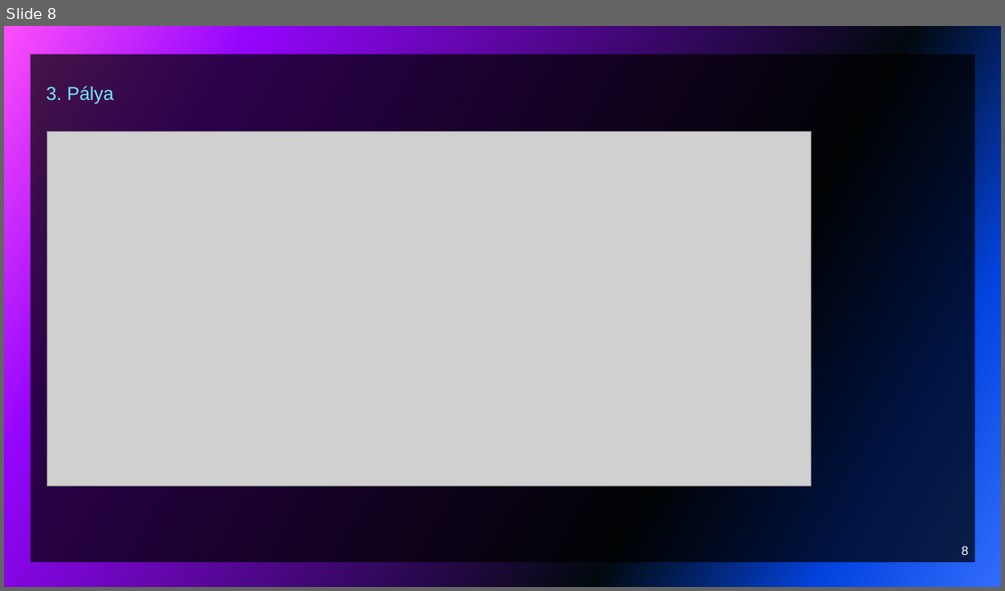
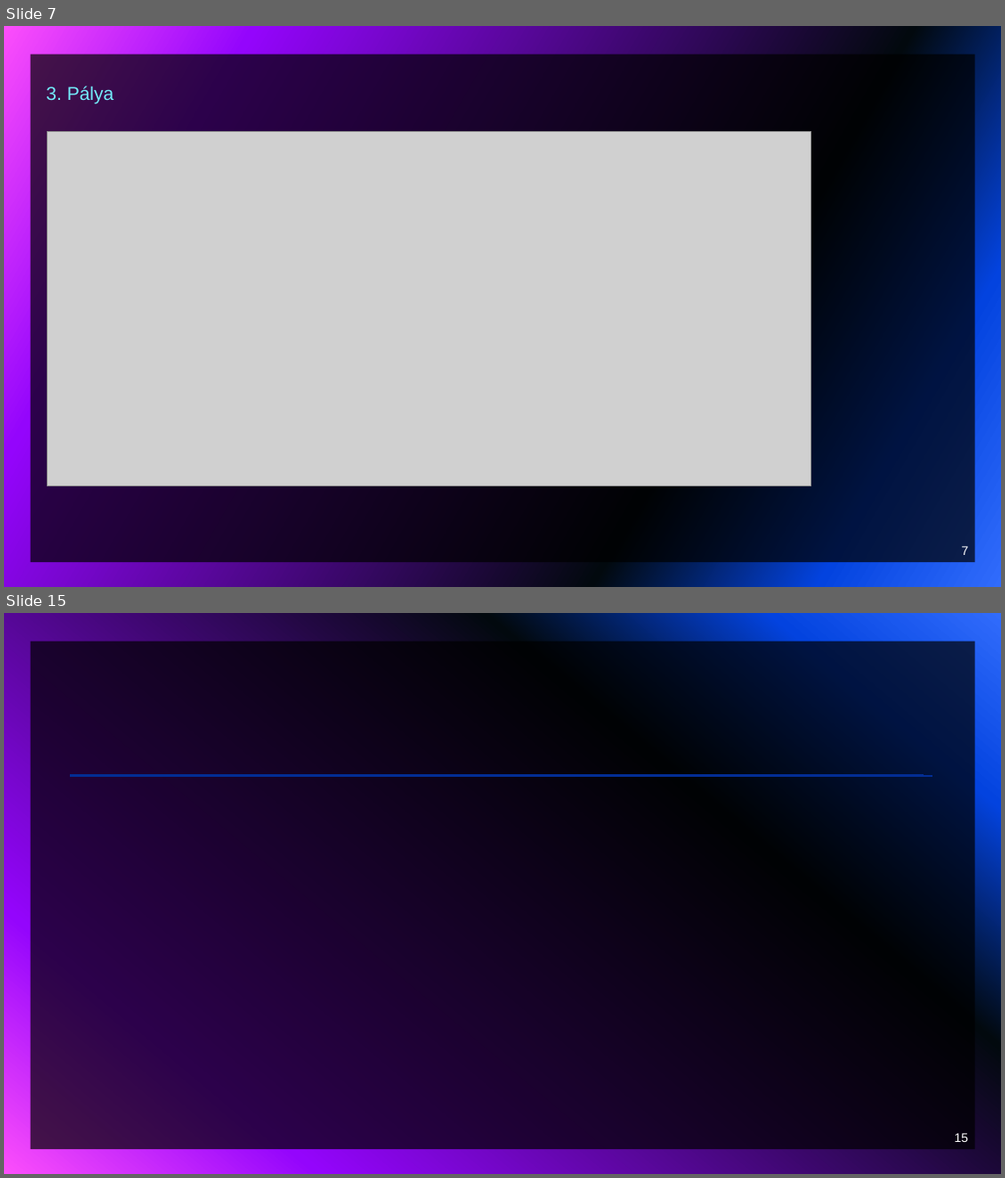
Before and after one commit to vargab3/Jumpermain, a slide deck: JUMPER.pptx. Shown one above the other, each under a label of ours: slide 8 before the commit, slides 7 and 15 after it; the slides between them are not shown. The pictures are 1005x591 and 1005x1178 pixels, drawn with LibreOffice and Linux fonts; fonts in the diff are those of the drawing; grey boxes stand for pictures. Boxes give left, top, right and bottom in pixels: in the first picture for what was removed or moved away, otherwise in the second. Text is boxed around its words. In the diff, an @@ line names an element or a change of style, - is before the commit and + after.

```diff
--- a/JUMPER.pptx
+++ b/JUMPER.pptx
@@ slide 15 added at box(4, 613, 1001, 1174), background gradient #316CFC to #0343DF to #02090E to #9405FC to #FC4EFB; not listed: 1 template element that a slide beside it also shows @@
@@ line added from (70, 776) to (933, 776), #9405FC 2 pt @@
@@ line added from (70, 775) to (923, 775), #9405FC 2 pt @@
@@ page number added at box(955, 1133, 969, 1142), 12 pt, text #FFFFFF @@
+15
@@ what was slide 8 is now slide 7 @@
@@ page number at box(962, 546, 969, 555): text changed @@
-8
+7
```
Also in this commit, not shown: 1 slide changed, 6 other slides added, 4 slides removed.
